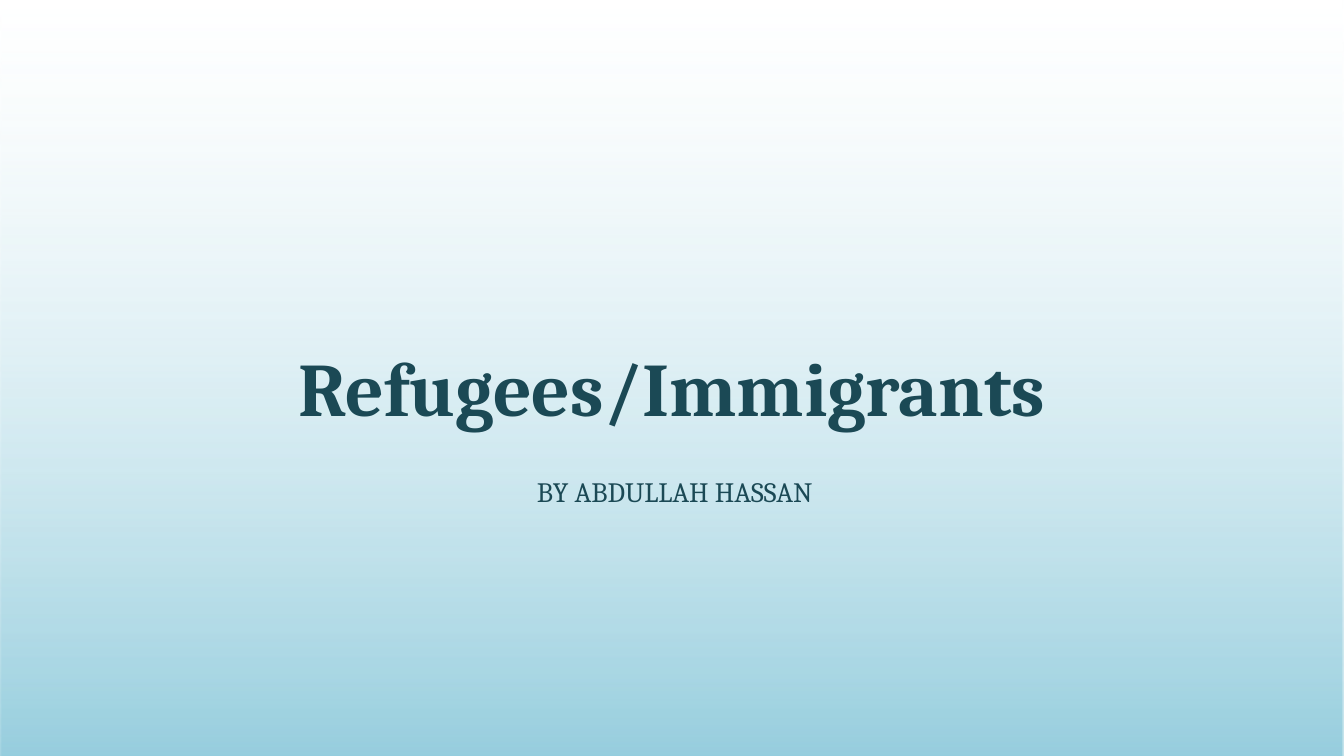
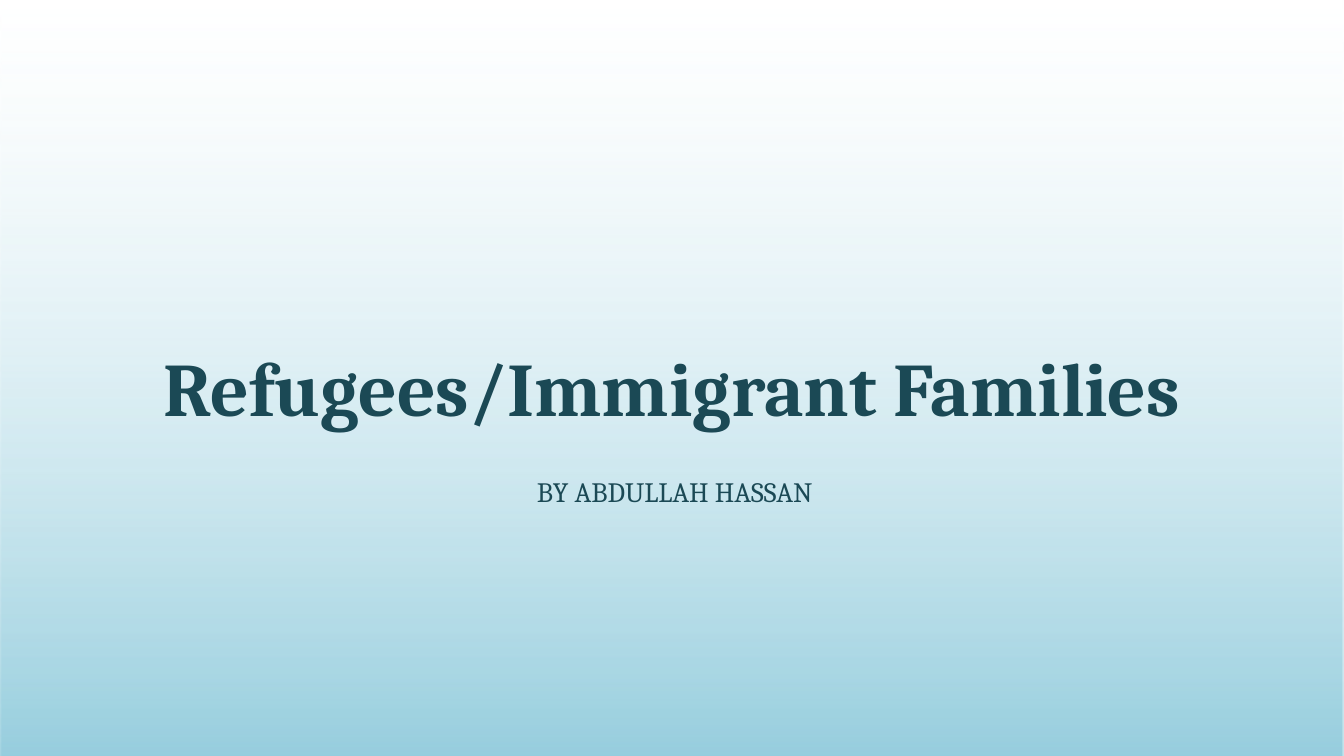
Before and after one commit to Abdullah0930/Refugee-Immigrants-to-U.S, a slide deck: slide 1 of Capstone/Refugee_Immigrants overtime.pptx. Drawn at 1344x756 pixels with LibreOffice and Linux fonts; fonts in the diff are those of the drawing. Boxes give left, top, right and bottom in pixels: in the first picture for what was removed or moved away, otherwise in the second. Text is boxed around its words. In the diff, an @@ line names an element or a change of style, - is before the commit and + after.

```diff
--- a/Capstone/Refugee_Immigrants overtime.pptx
+++ b/Capstone/Refugee_Immigrants overtime.pptx
@@ title at box(164, 362, 1181, 433): text changed @@
-Refugees/Immigrants
+Refugees/Immigrant Families
```
Also in this commit, not shown: 4 other slides changed, 22 other files.
